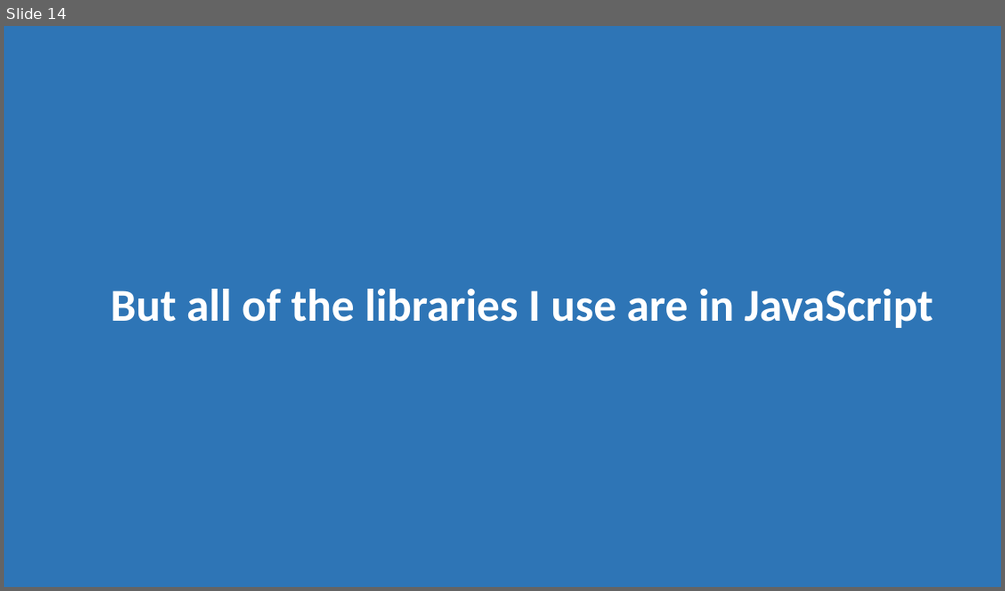
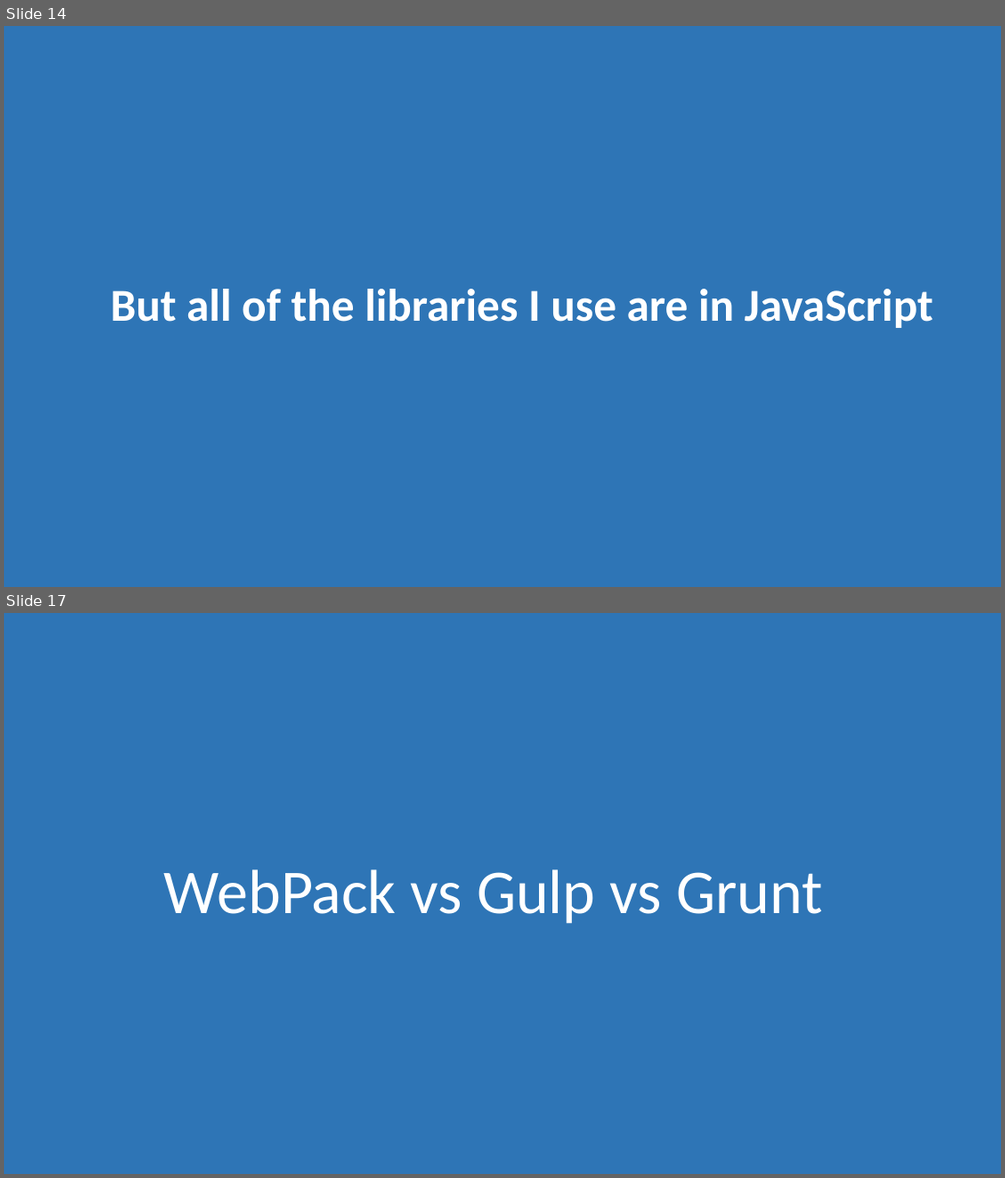
Before and after one commit to morkkis/PWD, a slide deck: presentations/Practical Web Dev.pptx. Shown one above the other, each under a label of ours: slide 14 before the commit, slides 14 and 17 after it; the slides between them are not shown. The pictures are 1005x591 and 1005x1178 pixels, drawn with LibreOffice and Linux fonts; fonts in the diff are those of the drawing. Boxes give left, top, right and bottom in pixels: in the first picture for what was removed or moved away, otherwise in the second. Text is boxed around its words. In the diff, an @@ line names an element or a change of style, - is before the commit and + after.

```diff
--- a/presentations/Practical Web Dev.pptx
+++ b/presentations/Practical Web Dev.pptx
@@ slide 17 added at [4, 613, 1001, 1174], background #FFFFFF @@
@@ rectangle added at [4, 613, 1001, 1174], fill #2E75B6 @@
@@ title added at [164, 869, 823, 924], 60 pt, text #FFFFFF @@
+WebPack vs Gulp vs Grunt
```
Also in this commit, not shown: 1 slide changed, 7 other slides added, 3 other files.
